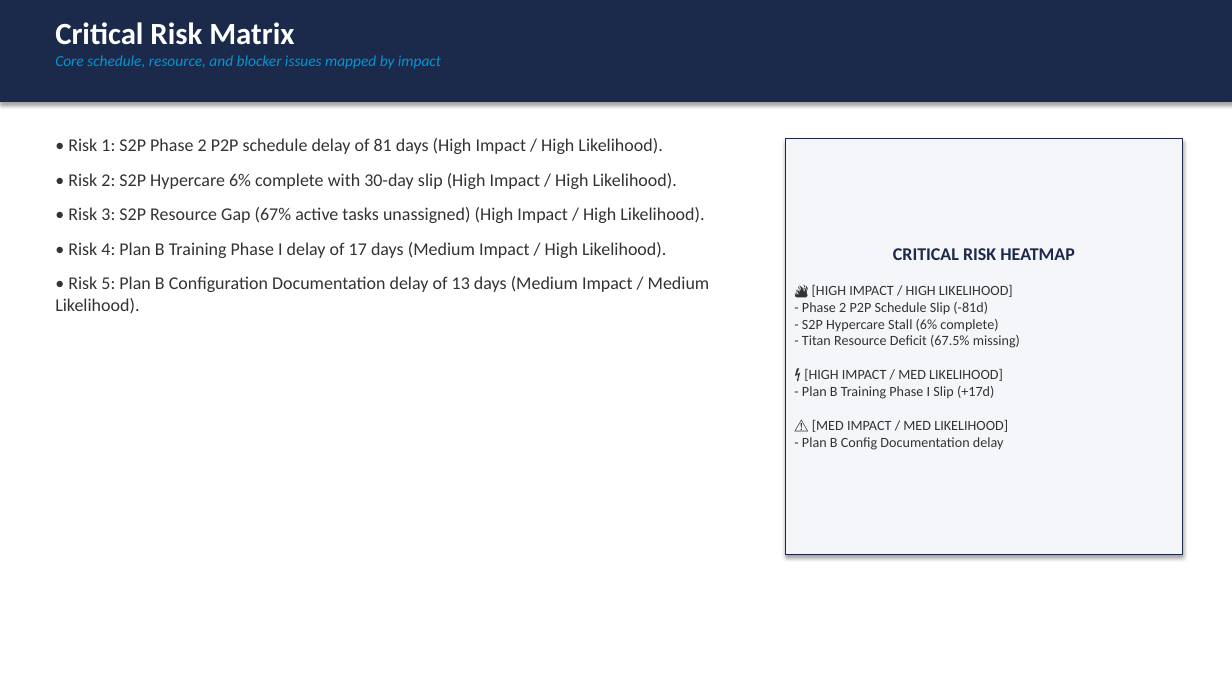
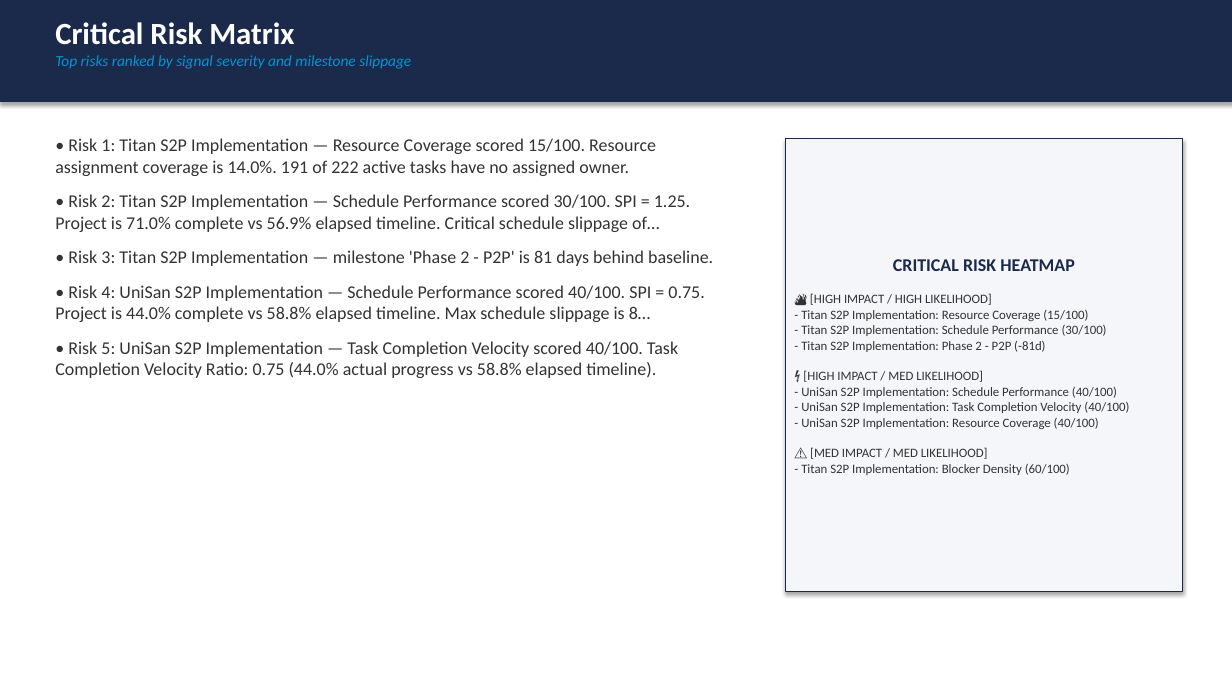
Before and after one commit to AshrafAhmed9/project-health-agent, a slide deck: slide 3 of outputs/monthly_presentation/executive_deck_july_2026.pptx. Drawn at 1232x693 pixels with LibreOffice and Linux fonts; fonts in the diff are those of the drawing. Boxes give left, top, right and bottom in pixels: in the first picture for what was removed or moved away, otherwise in the second. Text is boxed around its words. In the diff, an @@ line names an element or a change of style, - is before the commit and + after.

Commit message:
Make presentation content data-driven, implement weekly scheduler job, fix README links
- Fallback slide deck is now generated from the actual computed portfolio
  metrics instead of hardcoded values, so the PPTX always matches the
  weekly reports (status, scores, SPI, resource gaps, risk matrix).
- Slide 1 stat cards and slide 3 risk heatmap render from computed data.
- weekly_job now actually analyzes all project plans and saves dated reports.
- README: relative deliverable links, scheduler and LLM setup docs.
- Untrack internal planning doc and duplicate root-level xlsx files.

```diff
--- a/outputs/monthly_presentation/executive_deck_july_2026.pptx
+++ b/outputs/monthly_presentation/executive_deck_july_2026.pptx
@@ text at box(55, 55, 411, 69): text changed @@
-Core schedule, resource, and blocker issues mapped by impact
+Top risks ranked by signal severity and milestone slippage
@@ text at box(55, 138, 713, 378): text changed @@
-• Risk 1: S2P Phase 2 P2P schedule delay of 81 days (High Impact / High Likelihood).
-• Risk 2: S2P Hypercare 6% complete with 30-day slip (High Impact / High Likelihood).
-• Risk 3: S2P Resource Gap (67% active tasks unassigned) (High Impact / High Likelihood).
-• Risk 4: Plan B Training Phase I delay of 17 days (Medium Impact / High Likelihood).
-• Risk 5: Plan B Configuration Documentation delay of 13 days (Medium Impact / Medium Likelihood).
+• Risk 1: Titan S2P Implementation — Resource Coverage scored 15/100. Resource assignment coverage is 14.0%. 191 of 222 active tasks have no assigned owner.
+• Risk 2: Titan S2P Implementation — Schedule Performance scored 30/100. SPI = 1.25. Project is 71.0% complete vs 56.9% elapsed timeline. Critical schedule slippage of…
+• Risk 3: Titan S2P Implementation — milestone 'Phase 2 - P2P' is 81 days behind baseline.
+• Risk 4: UniSan S2P Implementation — Schedule Performance scored 40/100. SPI = 0.75. Project is 44.0% complete vs 58.8% elapsed timeline. Max schedule slippage is 8…
+• Risk 5: UniSan S2P Implementation — Task Completion Velocity scored 40/100. Task Completion Velocity Ratio: 0.75 (44.0% actual progress vs 58.8% elapsed timeline).
@@ rectangle "CRITICAL RISK HEATMAP": place and size @@
-rectangle "CRITICAL RISK HEATMAP" at box(786, 139, 1183, 555)
+rectangle "CRITICAL RISK HEATMAP" at box(786, 139, 1183, 592)
@@ text in rectangle at box(801, 293, 1129, 475): text changed; size 11 to 10 pt @@
-🔥 [HIGH IMPACT / HIGH LIKELIHOOD]
-- Phase 2 P2P Schedule Slip (-81d)
-- S2P Hypercare Stall (6% complete)
-- Titan Resource Deficit (67.5% missing)
-⚡ [HIGH IMPACT / MED LIKELIHOOD]
-- Plan B Training Phase I Slip (+17d)
-⚠️ [MED IMPACT / MED LIKELIHOOD]
-- Plan B Config Documentation delay
+🔥 [HIGH IMPACT / HIGH LIKELIHOOD]
+- Titan S2P Implementation: Resource Coverage (15/100)
+- Titan S2P Implementation: Schedule Performance (30/100)
+- Titan S2P Implementation: Phase 2 - P2P (-81d)
+⚡ [HIGH IMPACT / MED LIKELIHOOD]
+- UniSan S2P Implementation: Schedule Performance (40/100)
+- UniSan S2P Implementation: Task Completion Velocity (40/100)
+- UniSan S2P Implementation: Resource Coverage (40/100)
+⚠️ [MED IMPACT / MED LIKELIHOOD]
+- Titan S2P Implementation: Blocker Density (60/100)
```
Also in this commit, not shown: 6 other slides changed, 9 other files.
